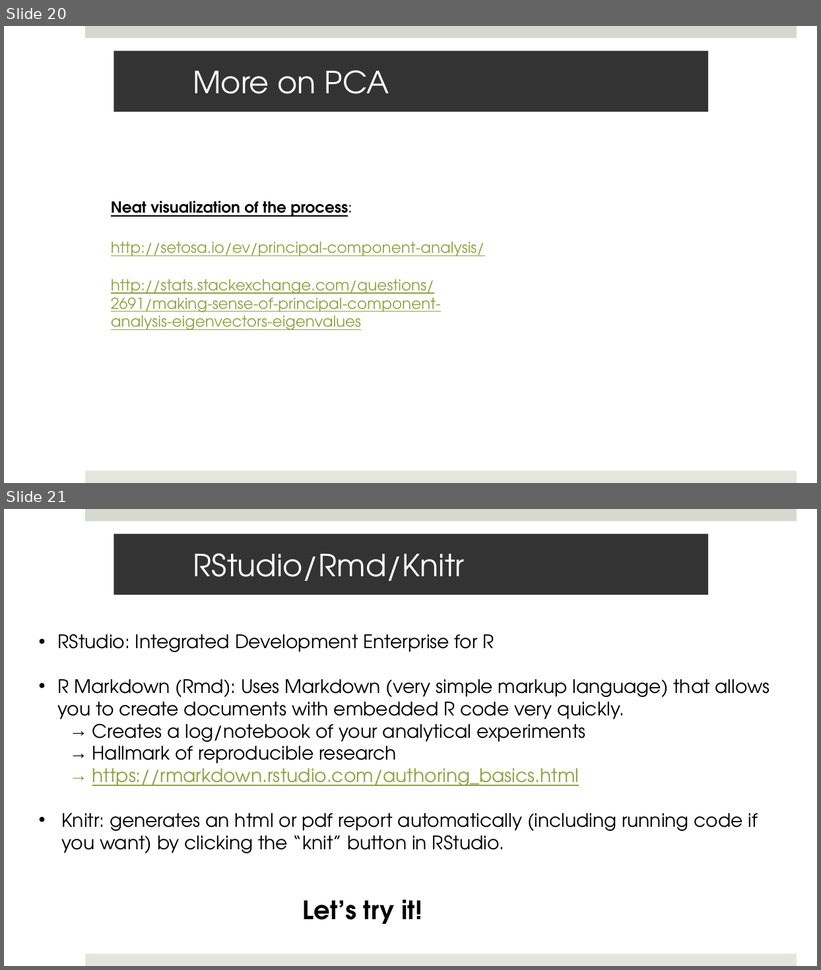
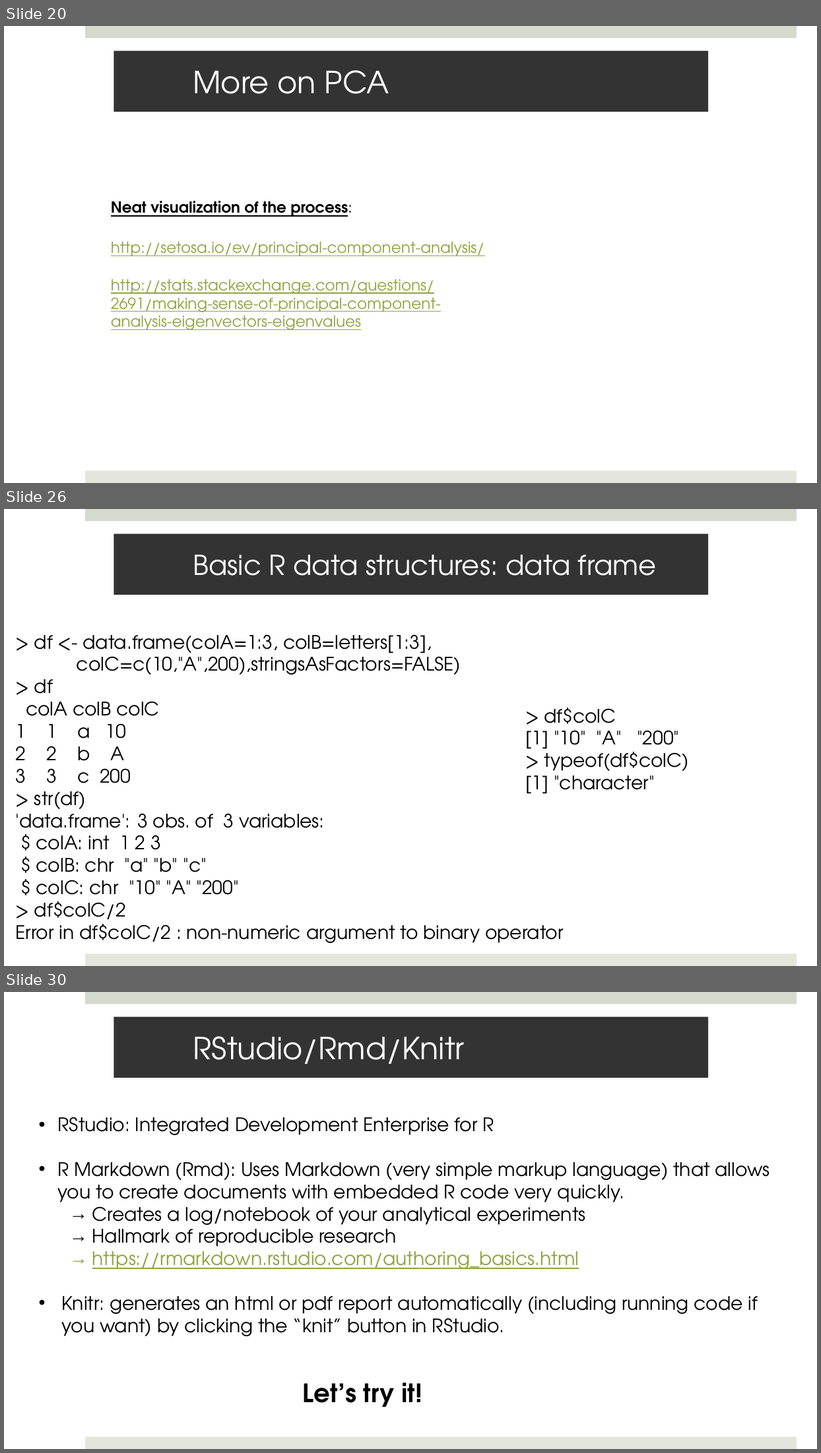
Before and after one commit to Mathelab/OHSI_DataAnalytics_Aug2019, a slide deck: Lectures/OHSI_DataAnalytics_LookingAtData_R_Git.pptx. Shown one above the other, each under a label of ours: slides 20 and 21 before the commit, slides 20, 26 and 30 after it; the slides between them are not shown. The pictures are 821x970 and 821x1453 pixels, drawn with LibreOffice and Linux fonts; fonts in the diff are those of the drawing. Boxes give left, top, right and bottom in pixels: in the first picture for what was removed or moved away, otherwise in the second. Text is boxed around its words. In the diff, an @@ line names an element or a change of style, - is before the commit and + after.

```diff
--- a/Lectures/OHSI_DataAnalytics_LookingAtData_R_Git.pptx
+++ b/Lectures/OHSI_DataAnalytics_LookingAtData_R_Git.pptx
@@ slide 26 added at <box>4,509,817,966</box>, background #FFFFFF; not listed: 2 template elements that a slide beside it also shows @@
@@ title added at <box>114,534,708,595</box>, fill #333333, 32.4 pt, text #FFFFFF @@
+Basic R data structures: data frame
@@ text added at <box>16,634,564,943</box>, 22 pt, text #000000 @@
+    > df <- data.frame(colA=1:3, colB=letters[1:3],
+    colC=c(10,"A",200),stringsAsFactors=FALSE)
+    > df
+    colA colB colC
+    1 1 a 10
+    2 2 b A
+    3 3 c 200
+    > str(df)
+    'data.frame': 3 obs. of 3 variables:
+    $ colA: int 1 2 3
+    $ colB: chr "a" "b" "c"
+    $ colC: chr "10" "A" "200"
+    > df$colC/2
+    Error in df$colC/2 : non-numeric argument to binary operator
@@ text added at <box>525,708,689,794</box>, 22 pt, text #000000 @@
+    > df$colC
+    [1] "10" "A" "200"
+    > typeof(df$colC)
+    [1] "character"
@@ what was slide 21 is now slide 30 @@
```
Also in this commit, not shown: 8 other slides added, 1 other file.
